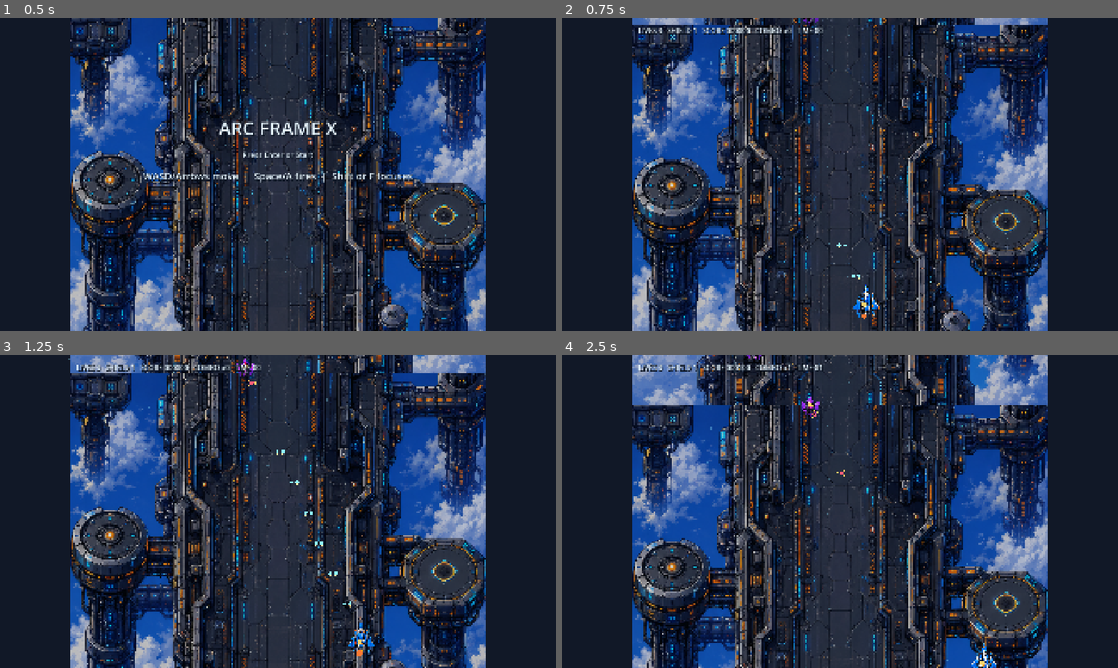
Above: before the commit, frames 1-4 (two rows, left to right).
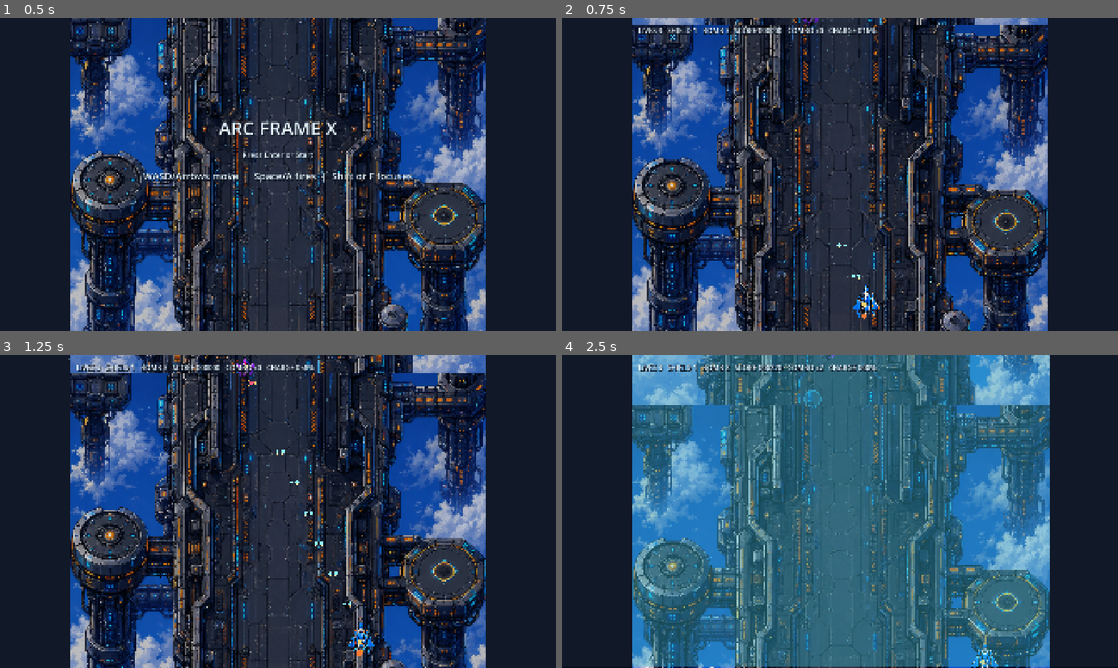
Above: after the commit, the same moments.

Repository: spacelabyelloiw/arcframex
Game: Godot game, scene res://scenes/core/main_game.tscn
Same seed, same stepped clock (60 frames per second), same inputs: the game is played once before the commit and once after it.
Inputs (mouse positions are in pixels of both pictures, inside the frame that each line leads up to):
- Up to frame 1 (0.5 s): no input
- Up to frame 2 (0.75 s): tap Enter (start_game) at 0.5 s; move the mouse to (962, 158) at 0.52 s; hold D (move_right) from 0.53 s (still down); hold Space (fire) from 0.53 s (still down); click (962, 158) at 0.67 s
- Up to frame 3 (1.25 s): keep holding D (move_right); keep holding Space (fire); tap Shift (focus) at 0.8 s
- Up to frame 4 (2.5 s): move the mouse to (728, 527) at 1.27 s; release D (move_right) at 1.28 s; release Space (fire) at 1.28 s; hold S (move_down) 1.28-2.03 s; tap Shift (focus) at 1.35 s; tap Enter (start_game) at 1.55, 2.1 s; move the mouse to (895, 442) at 2.02 s; hold D (move_right) from 2.03 s (still down); tap X (bomb, bound only after the commit) at 2.3 s

Frame 1 is identical in both runs. In frame 2, 0.4% of the frame differs, in the area x 25-57%, y 3-90%; in frame 3, 0.4%; in frame 4, 73%, in the area x 12-88%, y 0-100%.

Commit message:
Add charge shot and bomb feel pass

Diff:
--- a/scripts/core/main_game.gd
+++ b/scripts/core/main_game.gd
@@ -13,6 +13,9 @@
 const BOSS_MAX_HEALTH := 220
 const BOSS_RADIUS := 62.0
 const AUDIO_POOL_SIZE := 10
+const CHARGE_TIME := 1.2
+const CHARGE_LASER_DURATION := 0.22
+const CHARGE_LASER_WIDTH := 52.0
 
 var player_texture: Texture2D = preload("res://assets/art/player/spr_player_ship_base.png")
 var choir_drone_texture: Texture2D = preload("res://assets/art/enemies/spr_choir_drone.png")
@@ -29,8 +32,15 @@
 var combo := 0
 var lives := 3
 var shields := 1
+var bombs := 3
 var invuln_timer := 0.0
 var paused := false
+var charge_timer := 0.0
+var was_fire_pressed := false
+var bomb_flash_timer := 0.0
+var shake_timer := 0.0
+var shake_strength := 0.0
+var boss_hit_flash := 0.0
 var boss_started := false
 var boss_active := false
 var boss_intro_timer := 0.0
@@ -41,6 +51,8 @@
 var bullets: Array[Dictionary] = []
 var enemies: Array[Dictionary] = []
 var enemy_bullets: Array[Dictionary] = []
+var charged_lasers: Array[Dictionary] = []
+var effects: Array[Dictionary] = []
 var audio_players: Array[AudioStreamPlayer] = []
 var rng := RandomNumberGenerator.new()
 var hud_layer: CanvasLayer
@@ -75,15 +87,21 @@
 
 	stage_time += delta
 	invuln_timer = maxf(invuln_timer - delta, 0.0)
+	bomb_flash_timer = maxf(bomb_flash_timer - delta, 0.0)
+	shake_timer = maxf(shake_timer - delta, 0.0)
+	boss_hit_flash = maxf(boss_hit_flash - delta, 0.0)
 	_update_player(delta)
 	_update_player_fire(delta)
+	_update_bomb_input()
 	if boss_started:
 		_update_boss(delta)
 	else:
 		_update_enemy_spawning(delta)
 	_update_bullets(delta)
+	_update_charged_lasers(delta)
 	_update_enemies(delta)
 	_update_enemy_bullets(delta)
+	_update_effects(delta)
 	_update_collisions()
 	_update_hud()
 
@@ -95,6 +113,7 @@
 
 func _draw() -> void:
 	draw_rect(Rect2(Vector2.ZERO, get_viewport_rect().size), Color("#07101e"))
+	draw_set_transform(_get_shake_offset(), 0.0, Vector2.ONE)
 	_draw_side_panels()
 	_draw_playfield()
 	_draw_stars()
@@ -109,6 +128,9 @@
 		draw_circle(enemy_bullet_position, 8.0, Color("#ff5d78"))
 		draw_arc(enemy_bullet_position, 13.0, 0.0, TAU, 20, Color("#ffd166"), 2.0)
 
+	for laser in charged_lasers:
+		_draw_charged_laser(laser)
+
 	for enemy in enemies:
 		_draw_enemy(enemy)
 
@@ -117,6 +139,15 @@
 
 	if game_state == "playing" or game_state == "level_clear":
 		_draw_player()
+
+	for effect in effects:
+		_draw_effect(effect)
+
+	if bomb_flash_timer > 0.0:
+		var alpha := minf(bomb_flash_timer * 3.0, 0.32)
+		draw_rect(PLAYFIELD, Color(0.3, 0.9, 1.0, alpha))
+
+	draw_set_transform(Vector2.ZERO, 0.0, Vector2.ONE)
 
 
 func _setup_ui() -> void:
@@ -185,8 +216,15 @@
 	combo = 0
 	lives = 3
 	shields = 1
+	bombs = 3
 	invuln_timer = 0.0
 	paused = false
+	charge_timer = 0.0
+	was_fire_pressed = false
+	bomb_flash_timer = 0.0
+	shake_timer = 0.0
+	shake_strength = 0.0
+	boss_hit_flash = 0.0
 	boss_started = false
 	boss_active = false
 	boss_intro_timer = 0.0
@@ -197,6 +235,8 @@
 	bullets.clear()
 	enemies.clear()
 	enemy_bullets.clear()
+	charged_lasers.clear()
+	effects.clear()
 
 
 func _update_player(delta: float) -> void:
@@ -209,11 +249,76 @@
 
 func _update_player_fire(delta: float) -> void:
 	player_fire_timer -= delta
-	if Input.is_action_pressed("fire") and player_fire_timer <= 0.0:
+	var fire_pressed := Input.is_action_pressed("fire")
+	if fire_pressed:
+		charge_timer = minf(charge_timer + delta, CHARGE_TIME)
+	else:
+		if was_fire_pressed and charge_timer >= CHARGE_TIME:
+			_fire_charged_laser()
+		charge_timer = 0.0
+
+	if fire_pressed and player_fire_timer <= 0.0:
 		player_fire_timer = FIRE_INTERVAL
 		bullets.append({"position": player_pos + Vector2(-10, -24), "velocity": Vector2(0, -900), "damage": 1})
 		bullets.append({"position": player_pos + Vector2(10, -24), "velocity": Vector2(0, -900), "damage": 1})
 		_play_sfx("player_shot")
+	was_fire_pressed = fire_pressed
+
+
+func _fire_charged_laser() -> void:
+	charged_lasers.append({
+		"x": player_pos.x,
+		"top_y": PLAYFIELD.position.y,
+		"bottom_y": player_pos.y - 28.0,
+		"ttl": CHARGE_LASER_DURATION,
+		"age": 0.0,
+		"width": CHARGE_LASER_WIDTH
+	})
+	_apply_charged_laser_damage(player_pos.x, CHARGE_LASER_WIDTH)
+	_add_shake(0.14, 8.0)
+	_play_sfx("charge_release")
+
+
+func _apply_charged_laser_damage(laser_x: float, laser_width: float) -> void:
+	for enemy in enemies:
+		var enemy_position: Vector2 = enemy["position"]
+		if absf(enemy_position.x - laser_x) <= laser_width * 0.7:
+			enemy["health"] = int(enemy["health"]) - 8
+			if int(enemy["health"]) <= 0:
+				_add_explosion(enemy_position, Color("#8ff6ff"), 42.0)
+				score += 150 + combo * 10
+				combo += 1
+	if boss_active and absf(boss_pos.x - laser_x) <= BOSS_RADIUS + laser_width:
+		boss_health -= 12
+		boss_hit_flash = 0.12
+		score += 50
+		if boss_health <= 0:
+			_defeat_boss()
+
+
+func _update_bomb_input() -> void:
+	if Input.is_action_just_pressed("bomb") and bombs > 0 and game_state == "playing":
+		_use_bomb()
+
+
+func _use_bomb() -> void:
+	bombs -= 1
+	bomb_flash_timer = 0.28
+	enemy_bullets.clear()
+	for enemy in enemies:
+		var enemy_position: Vector2 = enemy["position"]
+		enemy["health"] = 0
+		_add_explosion(enemy_position, Color("#35c7ff"), 52.0)
+	score += enemies.size() * 120
+	combo += enemies.size()
+	if boss_active:
+		boss_health -= 35
+		boss_hit_flash = 0.22
+		_add_explosion(boss_pos, Color("#ff5dff"), 92.0)
+		if boss_health <= 0:
+			_defeat_boss()
+	_add_shake(0.24, 18.0)
+	_play_sfx("bomb")
 
 
 func _update_enemy_spawning(delta: float) -> void:
@@ -243,6 +348,13 @@
 		bullet_position += bullet_velocity * delta
 		bullet["position"] = bullet_position
 	bullets = bullets.filter(_is_player_bullet_active)
+
+
+func _update_charged_lasers(delta: float) -> void:
+	for laser in charged_lasers:
+		laser["age"] = float(laser["age"]) + delta
+		laser["ttl"] = float(laser["ttl"]) - delta
+	charged_lasers = charged_lasers.filter(func(laser: Dictionary) -> bool: return float(laser["ttl"]) > 0.0)
 
 
 func _update_enemies(delta: float) -> void:
@@ -262,6 +374,13 @@
 	enemies = enemies.filter(_is_enemy_active)
 
 
+func _update_effects(delta: float) -> void:
+	for effect in effects:
+		effect["age"] = float(effect["age"]) + delta
+		effect["ttl"] = float(effect["ttl"]) - delta
+	effects = effects.filter(func(effect: Dictionary) -> bool: return float(effect["ttl"]) > 0.0)
+
+
 func _start_boss() -> void:
 	boss_started = true
 	boss_active = false
@@ -353,6 +472,7 @@
 				if int(enemy["health"]) <= 0:
 					score += 100 + combo * 10
 					combo += 1
+					_add_explosion(enemy_position, Color("#ffd166"), 34.0)
 					_play_sfx("enemy_destroy")
 
 	bullets = bullets.filter(_is_player_bullet_active)
@@ -365,6 +485,7 @@
 		if player_pos.distance_to(enemy_position) <= PLAYER_RADIUS + ENEMY_RADIUS:
 			_damage_player()
 			enemy["health"] = 0
+			_add_explosion(enemy_position, Color("#ff5d78"), 40.0)
 			return
 
 	for enemy_bullet in enemy_bullets:
@@ -378,6 +499,8 @@
 func _damage_player() -> void:
 	invuln_timer = 2.0
 	combo = 0
+	_add_explosion(player_pos, Color("#ff5d78"), 48.0)
+	_add_shake(0.18, 12.0)
 	_play_sfx("player_hit")
 	if shields > 0:
 		shields -= 1
@@ -398,6 +521,7 @@
 	title_label.text = "GAME OVER"
 	subtitle_label.text = "Press Enter or Start to retry"
 	status_label.text = "Score: %d" % score
+	_add_shake(0.3, 16.0)
 	_play_sfx("player_hit")
 
 
@@ -412,6 +536,10 @@
 
 
 func _defeat_boss() -> void:
+	_add_explosion(boss_pos, Color("#ff5dff"), 120.0)
+	_add_explosion(boss_pos + Vector2(-90, 40), Color("#ffd166"), 86.0)
+	_add_explosion(boss_pos + Vector2(90, 42), Color("#8ff6ff"), 86.0)
+	_add_shake(0.5, 22.0)
 	boss_active = false
 	boss_started = false
 	boss_health = 0
@@ -426,7 +554,8 @@
 	var boss_text := ""
 	if boss_started:
 		boss_text = "   BOSS %03d/%03d" % [maxi(boss_health, 0), BOSS_MAX_HEALTH]
-	hud_label.text = "LIVES %d   SHIELD %d   SCORE %06d   COMBO x%d   TIME %02d%s" % [maxi(lives, 0), shields, score, combo, int(stage_time), boss_text]
+	var charge_percent := int((charge_timer / CHARGE_TIME) * 100.0)
+	hud_label.text = "LIVES %d   SHIELD %d   BOMB %d   SCORE %06d   COMBO x%d   CHARGE %03d%%%s" % [maxi(lives, 0), shields, bombs, score, combo, charge_percent, boss_text]
 
 
 func _is_player_bullet_active(bullet: Dictionary) -> bool:
@@ -442,6 +571,22 @@
 func _is_enemy_bullet_active(enemy_bullet: Dictionary) -> bool:
 	var bullet_position: Vector2 = enemy_bullet["position"]
 	return PLAYFIELD.grow(60.0).has_point(bullet_position)
+
+
+func _add_explosion(pos: Vector2, color: Color, radius: float) -> void:
+	effects.append({"position": pos, "color": color, "radius": radius, "ttl": 0.34, "age": 0.0})
+
+
+func _add_shake(duration: float, strength: float) -> void:
+	shake_timer = maxf(shake_timer, duration)
+	shake_strength = maxf(shake_strength, strength)
+
+
+func _get_shake_offset() -> Vector2:
+	if shake_timer <= 0.0:
+		shake_strength = 0.0
+		return Vector2.ZERO
+	return Vector2(rng.randf_range(-shake_strength, shake_strength), rng.randf_range(-shake_strength, shake_strength))
 
 
 func _play_sfx(sfx_name: String) -> void:
@@ -470,6 +615,18 @@
 			duration = 0.045
 			volume = 0.13
 			waveform = "pulse"
+		"charge_release":
+			frequency = 1400.0
+			end_frequency = 360.0
+			duration = 0.24
+			volume = 0.26
+			waveform = "saw"
+		"bomb":
+			frequency = 95.0
+			end_frequency = 45.0
+			duration = 0.5
+			volume = 0.34
+			waveform = "noise"
 		"enemy_destroy":
 			frequency = 260.0
 			end_frequency = 90.0
@@ -545,9 +702,15 @@
 	_add_key_action("move_up", [KEY_W, KEY_UP])
 	_add_key_action("move_down", [KEY_S, KEY_DOWN])
 	_add_key_action("fire", [KEY_SPACE])
+	_add_key_action("bomb", [KEY_X])
 	_add_key_action("focus", [KEY_SHIFT, KEY_F])
 	_add_key_action("start_game", [KEY_ENTER])
 	_add_key_action("pause_game", [KEY_ESCAPE])
+	_add_joypad_button_action("fire", [JOY_BUTTON_A])
+	_add_joypad_button_action("bomb", [JOY_BUTTON_B])
+	_add_joypad_button_action("focus", [JOY_BUTTON_LEFT_SHOULDER])
+	_add_joypad_button_action("start_game", [JOY_BUTTON_START])
+	_add_joypad_button_action("pause_game", [JOY_BUTTON_START])
 
 
 func _add_key_action(action_name: StringName, keycodes: Array[int]) -> void:
@@ -565,6 +728,21 @@
 			InputMap.action_add_event(action_name, key_event)
 
 
+func _add_joypad_button_action(action_name: StringName, button_ids: Array[int]) -> void:
+	if not InputMap.has_action(action_name):
+		InputMap.add_action(action_name)
+	for button_id in button_ids:
+		var has_button := false
+		for event in InputMap.action_get_events(action_name):
+			if event is InputEventJoypadButton and event.button_index == button_id:
+				has_button = true
+				break
+		if not has_button:
+			var button_event := InputEventJoypadButton.new()
+			button_event.button_index = button_id
+			InputMap.action_add_event(action_name, button_event)
+
+
 func _draw_side_panels() -> void:
 	draw_rect(Rect2(Vector2(0, 0), Vector2(PLAYFIELD.position.x, 1080)), Color("#111827"))
 	draw_rect(Rect2(Vector2(PLAYFIELD.end.x, 0), Vector2(1920 - PLAYFIELD.end.x, 1080)), Color("#111827"))
@@ -607,6 +785,10 @@
 	var input_x := Input.get_axis("move_left", "move_right")
 	var lean := input_x * 7.0
 	_draw_texture_centered(player_texture, player_pos + Vector2(lean, -8), Vector2(118, 128))
+	if charge_timer >= CHARGE_TIME:
+		draw_arc(player_pos, 42.0 + sin(stage_time * 18.0) * 4.0, 0.0, TAU, 36, Color("#8ff6ff"), 4.0)
+	elif charge_timer > 0.0:
+		draw_arc(player_pos, 30.0, -PI * 0.5, -PI * 0.5 + TAU * (charge_timer / CHARGE_TIME), 24, Color("#35c7ff"), 3.0)
 	draw_circle(player_pos, 5.0, Color(0.9, 1.0, 1.0, 0.85))
 	draw_circle(player_pos + Vector2(0, 2), 8.0, Color("#f7d36b"))
 	draw_circle(player_pos + Vector2(0, 42), 10.0 + sin(stage_time * 18.0) * 2.0, Color("#ff7a33"))
@@ -617,6 +799,8 @@
 		return
 
 	_draw_texture_centered(boss_texture, boss_pos + Vector2(0, 12), Vector2(330, 305))
+	if boss_hit_flash > 0.0:
+		draw_circle(boss_pos, 104.0, Color(1.0, 1.0, 1.0, boss_hit_flash * 2.8))
 	draw_circle(boss_pos + Vector2(0, 4), 18.0 + sin(boss_weave * 8.0) * 3.0, Color(1.0, 0.35, 0.95, 0.65))
 	draw_arc(boss_pos, BOSS_RADIUS, 0.0, TAU, 32, Color("#ffe6f1"), 3.0)
 
@@ -638,6 +822,30 @@
 	draw_circle(center, 7.0, Color("#ffd166"))
 
 
+func _draw_charged_laser(laser: Dictionary) -> void:
+	var x: float = laser["x"]
+	var top_y: float = laser["top_y"]
+	var bottom_y: float = laser["bottom_y"]
+	var width: float = laser["width"]
+	var alpha := clampf(float(laser["ttl"]) / CHARGE_LASER_DURATION, 0.0, 1.0)
+	var rect := Rect2(Vector2(x - width * 0.5, top_y), Vector2(width, bottom_y - top_y))
+	draw_rect(rect.grow(14.0), Color(0.1, 0.85, 1.0, 0.16 * alpha))
+	draw_rect(rect, Color(0.65, 0.98, 1.0, 0.55 * alpha))
+	draw_line(Vector2(x, top_y), Vector2(x, bottom_y), Color(1.0, 1.0, 1.0, 0.88 * alpha), 7.0)
+
+
+func _draw_effect(effect: Dictionary) -> void:
+	var effect_position: Vector2 = effect["position"]
+	var effect_color: Color = effect["color"]
+	var radius: float = effect["radius"]
+	var age: float = effect["age"]
+	var ttl: float = effect["ttl"]
+	var progress := clampf(age / (age + ttl), 0.0, 1.0)
+	var alpha := 1.0 - progress
+	draw_circle(effect_position, radius * progress, Color(effect_color.r, effect_color.g, effect_color.b, 0.28 * alpha))
+	draw_arc(effect_position, radius * progress, 0.0, TAU, 36, Color(effect_color.r, effect_color.g, effect_color.b, alpha), 4.0)
+
+
 func _draw_texture_centered(texture: Texture2D, center: Vector2, size: Vector2) -> void:
 	if texture == null:
 		return
Not shown, changed: docs/PLAYTEST.md
